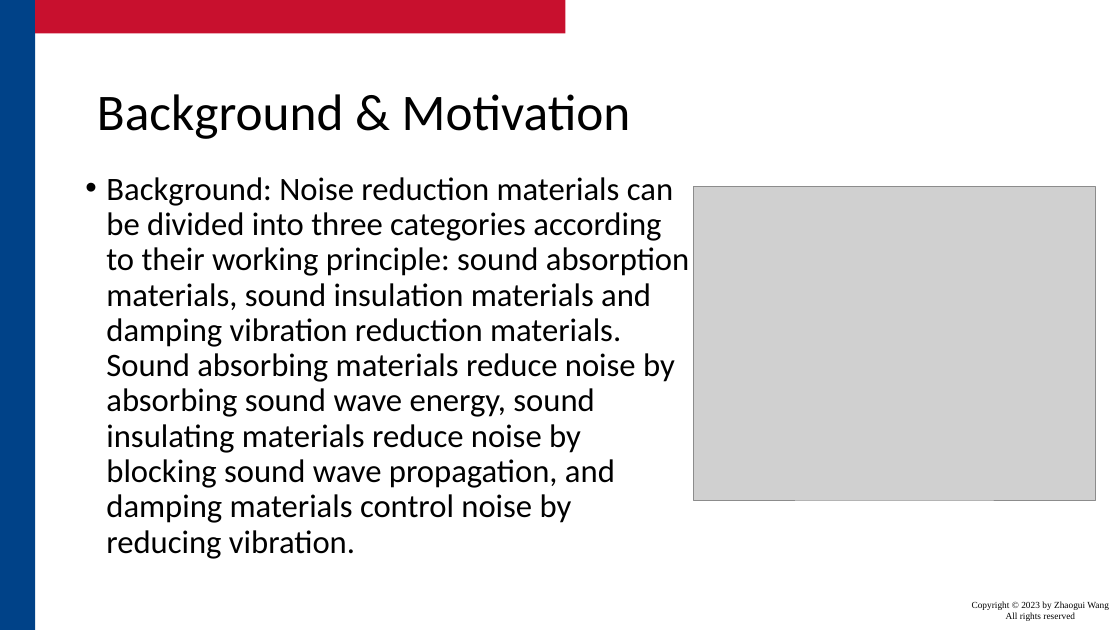
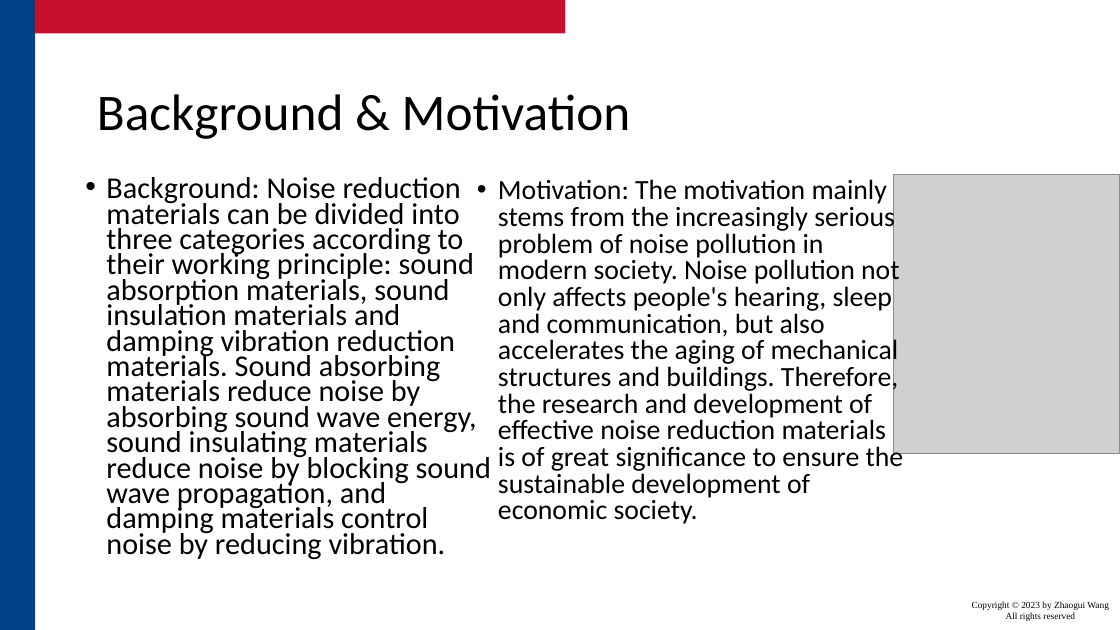
Before and after one commit to N1a0Ge/N1a0Ge.github.io, a slide deck: slide 2 of #04-TEAM_25_5-page_prop_pitch_temp(1).pptx. Drawn at 1120x630 pixels with LibreOffice and Linux fonts; fonts in the diff are those of the drawing; grey boxes stand for pictures; background and template pictures are left out. Boxes give left, top, right and bottom in pixels: in the first picture for what was removed or moved away, otherwise in the second. Text is boxed around its words. In the diff, an @@ line names an element or a change of style, - is before the commit and + after.

```diff
--- a/#04-TEAM_25_5-page_prop_pitch_temp(1).pptx
+++ b/#04-TEAM_25_5-page_prop_pitch_temp(1).pptx
@@ text "Background: Noise reduction materials can ..." at (106, 177, 491, 560): size 28 to 25.9 pt; line spacing 0.9 to 0.7 @@
@@ text added at (498, 179, 904, 524), 23.8 pt, text #000000 @@
+• Motivation: The motivation mainly stems from the increasingly serious problem of noise pollution in modern society. Noise pollution not only affects people's hearing, sleep and communication, but also accelerates the aging of mechanical structures and buildings. Therefore, the research and development of effective noise reduction materials is of great significance to ensure the sustainable development of economic society.
@@ picture: place and size @@
-picture at (694, 187, 1096, 500)
+picture at (894, 174, 1120, 454)
```
